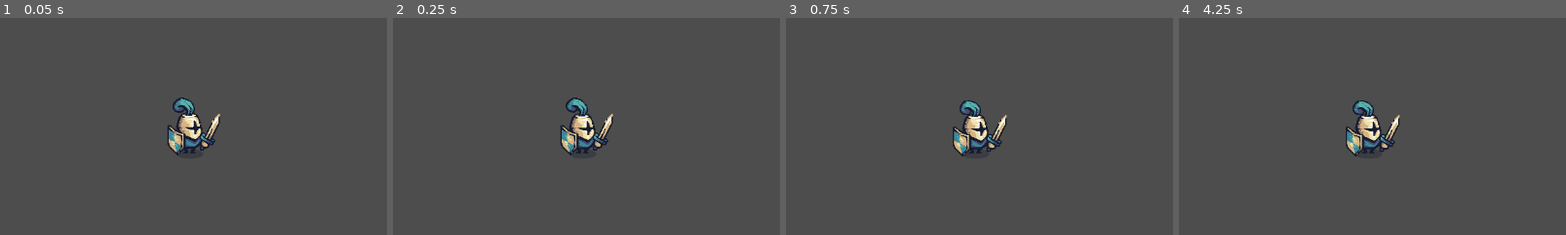
Above: before the commit, frames 1-4 (left to right).
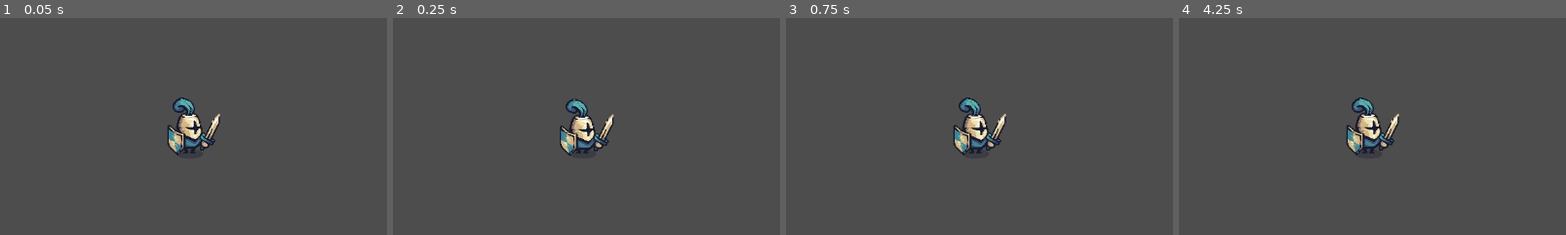
Above: after the commit, the same moments.

Repository: ignacionahuelbaez/sekidan-technical-test
Game: Godot game, scene res://world.tscn
The game is run twice, just before and just after one commit, with the same random seed, the same clock (stepped at 60 frames per second) and the same inputs.
Inputs:
- Up to frame 1 (0.05 s): no input
- Up to frame 2 (0.25 s): no input
- Up to frame 3 (0.75 s): hold Right (ui_right) from 0.53 s (still down)
- Up to frame 4 (4.25 s): release Right (ui_right) at 1.28 s; hold Down (ui_down) 1.28-2.03 s; hold Right (ui_right) 2.03-2.78 s; hold Up (ui_up) 2.78-3.53 s; hold Left (ui_left) from 3.53 s (still down)
The pictures show only the part of the screen within x 26-75%, y 24-74%; the shares and areas given below are measured in that part.

Frame 1 is identical in both runs. In frame 2, 1.2% of the frame differs, in the area x 43-58%, y 36-64%; in frame 3, 1.2%; in frame 4, 1.4%.
Error after the commit: Parse Error: Identifier "direction" not declared in the current scope. (res://actors/player/player.gd:35)

Commit message:
Progress after Gemini fixes

Diff:
--- a/actors/player/player.gd
+++ b/actors/player/player.gd
@@ -2,6 +2,9 @@
 extends CharacterBody2D
 
 const SPEED: float = 300.0
+
+# Creamos una referencia directa al nodo del sprite
+@onready var sprite: AnimatedSprite2D = $AnimatedSprite2D
 
 var current_state: PlayerState
 
@@ -9,7 +12,6 @@
 	current_state = $States/Idle
 	current_state.player = self
 	current_state.enter()
-	$AnimatedSprite2D.play("idle")
 
 func change_state(state_name: String) -> void:
 	current_state.exit()
@@ -19,3 +21,16 @@
 
 func _physics_process(delta: float) -> void:
 	current_state.physics_update(delta)
+
+# === ESTA FUNCIÓN ES LA SOLUCIÓN DEFINTIVA ===
+func controlar_animacion(nombre_animacion: String, direccion: Vector2) -> void:
+	# FUNDAMENTO: Solo le damos .play() si la animación nueva es DISTINTA a la que ya se está reproduciendo.
+	# Esto evita que se congele en el frame 1.
+	if sprite.animation != nombre_animacion:
+		sprite.play(nombre_animacion)
+
+	# Aprovechamos de una vez para voltear el personaje a la izquierda o derecha
+	if direccion.x < 0:
+		sprite.flip_h = true
+	elif direction.x > 0:
+		sprite.flip_h = false
--- a/actors/player/states/state_idle.gd
+++ b/actors/player/states/state_idle.gd
@@ -2,9 +2,10 @@
 extends PlayerState
 
 func enter() -> void:
-	pass
+	# Le pasamos "idle" y Vector2.ZERO porque está quieto
+	player.controlar_animacion("idle", Vector2.ZERO)
 
-func physics_update(delta: float) -> void:
+func physics_update(_delta: float) -> void:
 	var direction: Vector2 = Input.get_vector("ui_left", "ui_right", "ui_up", "ui_down")
 	if direction != Vector2.ZERO:
 		player.change_state("Walk")
--- a/actors/player/states/state_walk.gd
+++ b/actors/player/states/state_walk.gd
@@ -1,10 +1,16 @@
 class_name StateWalk
 extends PlayerState
 
-func physics_update(delta: float) -> void:
+func physics_update(_delta: float) -> void:
 	var direction: Vector2 = Input.get_vector("ui_left", "ui_right", "ui_up", "ui_down")
+
 	if direction == Vector2.ZERO:
 		player.change_state("Idle")
 	else:
 		player.velocity = direction * player.SPEED
+
+		# FUNDAMENTO: Aquí llamamos a la función inteligente pasándole la dirección.
+		# Como la función chequea si ya está puesta "walk", no va a reiniciar la animación.
+		player.controlar_animacion("walk", direction)
+
 		player.move_and_slide()
--- a/world.tscn
+++ b/world.tscn
@@ -8,6 +8,30 @@
 [ext_resource type="Script" uid="uid://br50u3awe1tj3" path="res://actors/player/states/state_attack.gd" id="5_wse8f"]
 [ext_resource type="Script" uid="uid://c0ddkmu85xeqb" path="res://actors/player/states/state_hurt.gd" id="6_ic0uy"]
 [ext_resource type="Script" uid="uid://ch2tnx4730hoo" path="res://actors/player/states/state_dead.gd" id="7_k3n1d"]
+
+[sub_resource type="AtlasTexture" id="AtlasTexture_70uel"]
+atlas = ExtResource("2_gbfbk")
+region = Rect2(0, 192, 192, 192)
+
+[sub_resource type="AtlasTexture" id="AtlasTexture_hiqwa"]
+atlas = ExtResource("2_gbfbk")
+region = Rect2(192, 192, 192, 192)
+
+[sub_resource type="AtlasTexture" id="AtlasTexture_2u3nc"]
+atlas = ExtResource("2_gbfbk")
+region = Rect2(384, 192, 192, 192)
+
+[sub_resource type="AtlasTexture" id="AtlasTexture_udxuc"]
+atlas = ExtResource("2_gbfbk")
+region = Rect2(576, 192, 192, 192)
+
+[sub_resource type="AtlasTexture" id="AtlasTexture_ikiii"]
+atlas = ExtResource("2_gbfbk")
+region = Rect2(768, 192, 192, 192)
+
+[sub_resource type="AtlasTexture" id="AtlasTexture_cbp6q"]
+atlas = ExtResource("2_gbfbk")
+region = Rect2(960, 192, 192, 192)
 
 [sub_resource type="AtlasTexture" id="AtlasTexture_gbfbk"]
 atlas = ExtResource("2_gbfbk")
@@ -33,32 +57,31 @@
 atlas = ExtResource("2_gbfbk")
 region = Rect2(960, 0, 192, 192)
 
-[sub_resource type="AtlasTexture" id="AtlasTexture_70uel"]
-atlas = ExtResource("2_gbfbk")
-region = Rect2(0, 192, 192, 192)
-
-[sub_resource type="AtlasTexture" id="AtlasTexture_hiqwa"]
-atlas = ExtResource("2_gbfbk")
-region = Rect2(192, 192, 192, 192)
-
-[sub_resource type="AtlasTexture" id="AtlasTexture_2u3nc"]
-atlas = ExtResource("2_gbfbk")
-region = Rect2(384, 192, 192, 192)
-
-[sub_resource type="AtlasTexture" id="AtlasTexture_udxuc"]
-atlas = ExtResource("2_gbfbk")
-region = Rect2(576, 192, 192, 192)
-
-[sub_resource type="AtlasTexture" id="AtlasTexture_ikiii"]
-atlas = ExtResource("2_gbfbk")
-region = Rect2(768, 192, 192, 192)
-
-[sub_resource type="AtlasTexture" id="AtlasTexture_cbp6q"]
-atlas = ExtResource("2_gbfbk")
-region = Rect2(960, 192, 192, 192)
-
 [sub_resource type="SpriteFrames" id="SpriteFrames_ioo17"]
 animations = [{
+"frames": [{
+"duration": 1.0,
+"texture": SubResource("AtlasTexture_70uel")
+}, {
+"duration": 1.0,
+"texture": SubResource("AtlasTexture_hiqwa")
+}, {
+"duration": 1.0,
+"texture": SubResource("AtlasTexture_2u3nc")
+}, {
+"duration": 1.0,
+"texture": SubResource("AtlasTexture_udxuc")
+}, {
+"duration": 1.0,
+"texture": SubResource("AtlasTexture_ikiii")
+}, {
+"duration": 1.0,
+"texture": SubResource("AtlasTexture_cbp6q")
+}],
+"loop": true,
+"name": &"Walk",
+"speed": 10.0
+}, {
 "frames": [{
 "duration": 1.0,
 "texture": SubResource("AtlasTexture_gbfbk")
@@ -80,30 +103,7 @@
 }],
 "loop": true,
 "name": &"idle",
-"speed": 5.0
-}, {
-"frames": [{
-"duration": 1.0,
-"texture": SubResource("AtlasTexture_70uel")
-}, {
-"duration": 1.0,
-"texture": SubResource("AtlasTexture_hiqwa")
-}, {
-"duration": 1.0,
-"texture": SubResource("AtlasTexture_2u3nc")
-}, {
-"duration": 1.0,
-"texture": SubResource("AtlasTexture_udxuc")
-}, {
-"duration": 1.0,
-"texture": SubResource("AtlasTexture_ikiii")
-}, {
-"duration": 1.0,
-"texture": SubResource("AtlasTexture_cbp6q")
-}],
-"loop": true,
-"name": &"walk",
-"speed": 5.0
+"speed": 10.0
 }]
 
 [sub_resource type="RectangleShape2D" id="RectangleShape2D_ioo17"]
@@ -118,7 +118,8 @@
 [node name="AnimatedSprite2D" type="AnimatedSprite2D" parent="player" unique_id=407095699]
 scale = Vector2(0.25, 0.25)
 sprite_frames = SubResource("SpriteFrames_ioo17")
-animation = &"walk"
+animation = &"idle"
+autoplay = "idle"
 
 [node name="Camera2D" type="Camera2D" parent="player" unique_id=2117130770]
 zoom = Vector2(4, 4)
